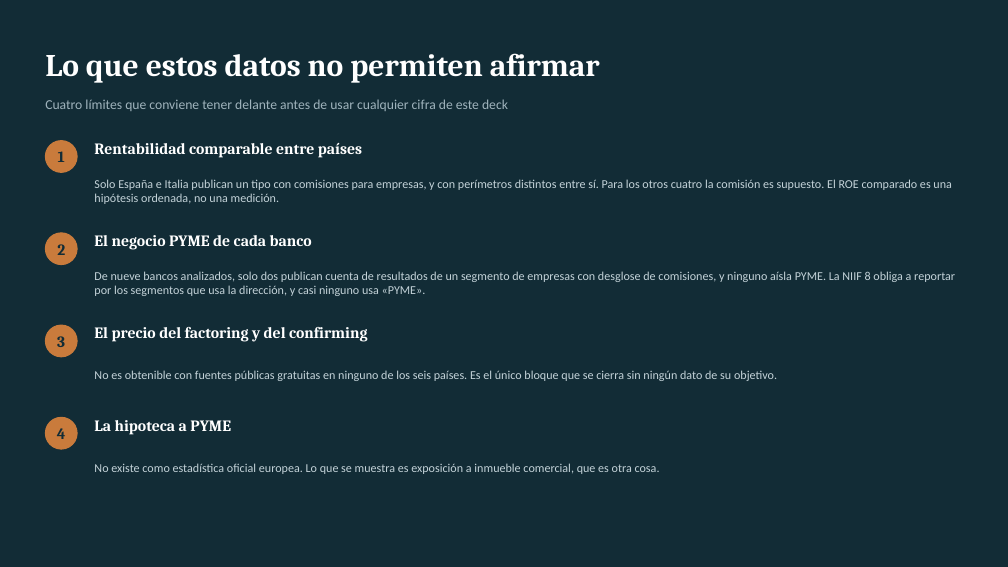
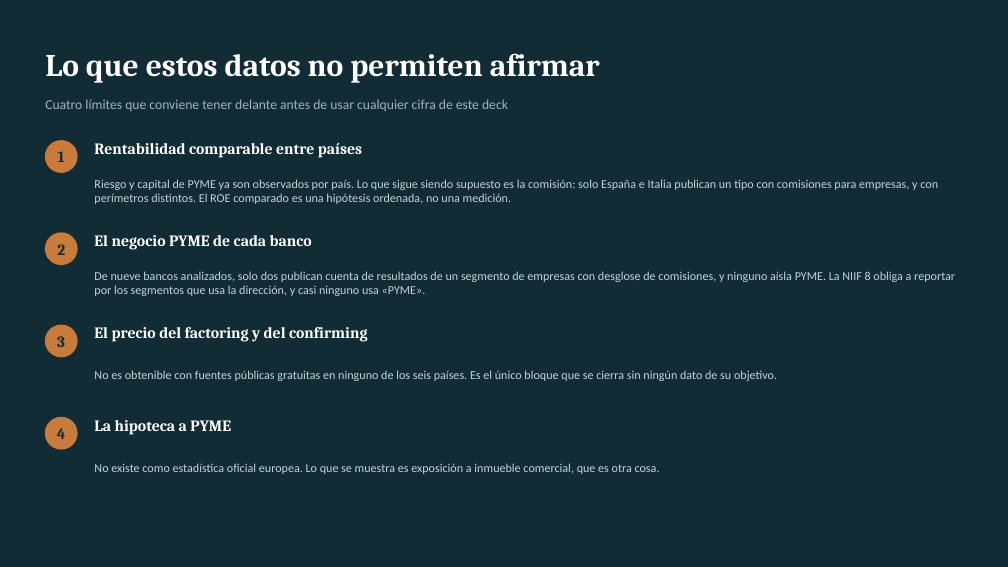
Before and after one commit to agomez2812-lang/sturdy-barnacle, a slide deck: slide 19 of pres/rentabilidad_pyme.pptx (slide 16 before the commit). Drawn at 1008x567 pixels with LibreOffice and Linux fonts; fonts in the diff are those of the drawing. Boxes give left, top, right and bottom in pixels: in the first picture for what was removed or moved away, otherwise in the second. Text is boxed around its words. In the diff, an @@ line names an element or a change of style, - is before the commit and + after.

```diff
--- a/pres/rentabilidad_pyme.pptx
+++ b/pres/rentabilidad_pyme.pptx
@@ text at (x1=94, y1=179, x2=938, y2=204): text changed @@
-Solo España e Italia publican un tipo con comisiones para empresas, y con perímetros distintos entre sí. Para los otros cuatro la comisión es supuesto. El ROE comparado es una hipótesis ordenada, no una medición.
+Riesgo y capital de PYME ya son observados por país. Lo que sigue siendo supuesto es la comisión: solo España e Italia publican un tipo con comisiones para empresas, y con perímetros distintos. El ROE comparado es una hipótesis ordenada, no una medición.
```
Also in this commit, not shown: 8 other slides changed, 3 slides added, 10 other files.
